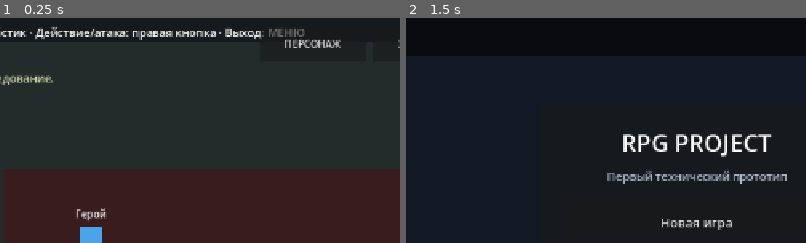
Above: before the commit, frames 1-2 (left to right).
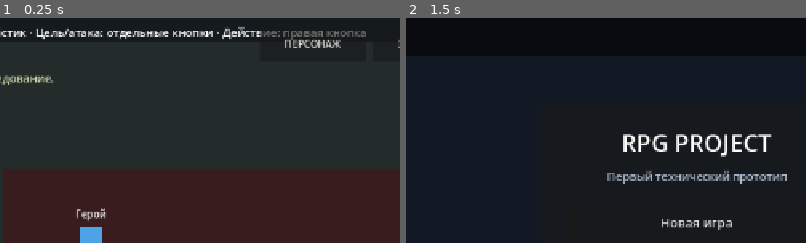
Above: after the commit, the same moments.

Repository: eretenkodaniil16-rgb/rpg-project
Game: Godot game, scene res://scenes/game/game.tscn
Two runs of this game, one before a commit and one after it. Both use one fixed random seed, a clock stepped at 60 frames per second and the inputs below. This scene is started directly instead of the project's main scene.
Inputs:
- Up to frame 1 (0.25 s): no input
- Up to frame 2 (1.5 s): click "ДЕЙСТВИЕ" at 0.5 s; click "МЕНЮ" at 1.25 s
The pictures show only the part of the screen within x 14-64%, y 1-51%; the shares and areas given below are measured in that part.

The runs differ from the first frame. In frame 1, 1.8% of the frame differs, in the area x 8-92%, y 3-10%; in frame 2, nothing differs.

Commit message:
docs: separate attack and interaction prompts

Diff:
--- a/scripts/game/game_base.gd
+++ b/scripts/game/game_base.gd
@@ -37,11 +37,7 @@
 	set_interaction_action(is_visible, "поговорить со Смотрителем", "РАЗГОВОР")
 
 
-func set_interaction_action(
-	is_visible: bool,
-	action_description: String,
-	mobile_button_text: String = "ДЕЙСТВИЕ"
-) -> void:
+func set_interaction_action(is_visible: bool, action_description: String, mobile_button_text: String = "ДЕЙСТВИЕ") -> void:
 	interaction_label.visible = is_visible and not GameState.input_locked
 	if is_visible:
 		if _uses_touch_controls():
@@ -57,9 +53,9 @@
 
 func _configure_platform_prompts() -> void:
 	if _uses_touch_controls():
-		help_label.text = "Движение: джойстик · Действие/атака: правая кнопка · Выход: МЕНЮ"
+		help_label.text = "Движение: джойстик · Цель/атака: отдельные кнопки · Действие: правая кнопка"
 	else:
-		help_label.text = "Движение: стрелки · Действие/атака: Enter или Пробел · Выход: Esc"
+		help_label.text = "Движение: стрелки · Tab: цель · F: атака · Enter/Пробел: действие · Esc: меню"
 
 
 func _update_status() -> void:
@@ -68,16 +64,7 @@
 		GameState.player_character.character_class_name,
 		GameState.player_character.level
 	]
-	var objective: String
-	if bool(GameState.get_flag("met_caretaker", false)):
-		objective = "Поговорите со Смотрителем или испытайте удар на тренировочном чучеле."
-	elif bool(GameState.get_flag("accepted_exploration", false)):
-		objective = "Осмотрите комнату и найдите тренировочное чучело."
-	elif _uses_touch_controls():
-		objective = "Подойдите к Смотрителю или чучелу и используйте правую кнопку."
-	else:
-		objective = "Подойдите к Смотрителю или чучелу и нажмите Enter или Пробел."
-	status_label.text = "%s\n%s" % [identity, objective]
+	status_label.text = "%s\n%s" % [identity, GameState.get_current_objective_text()]
 
 
 func _uses_touch_controls() -> bool:
